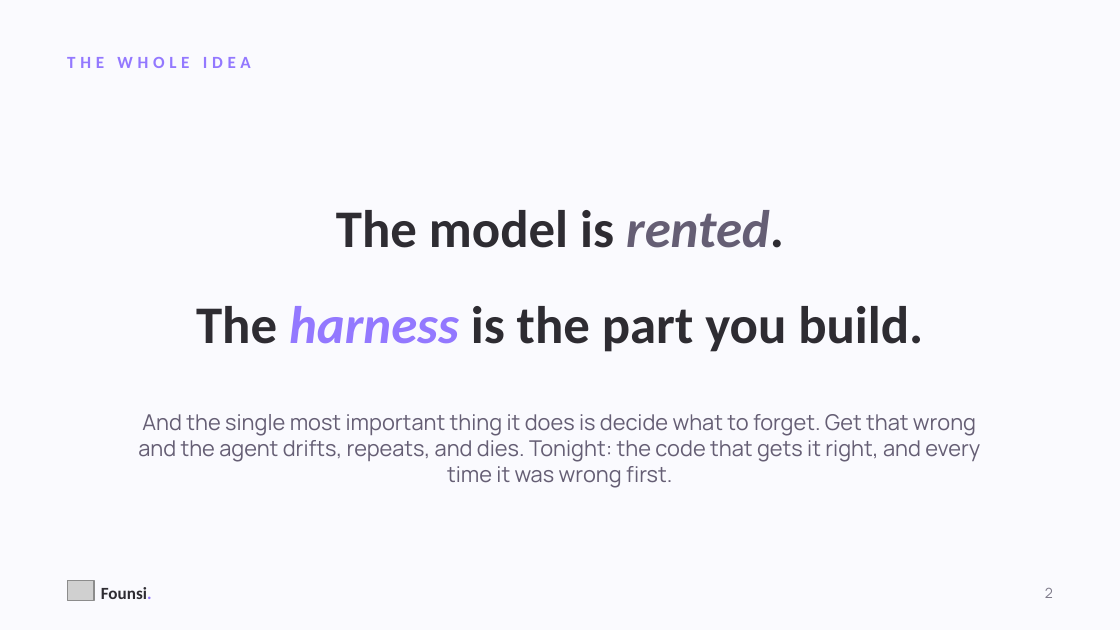
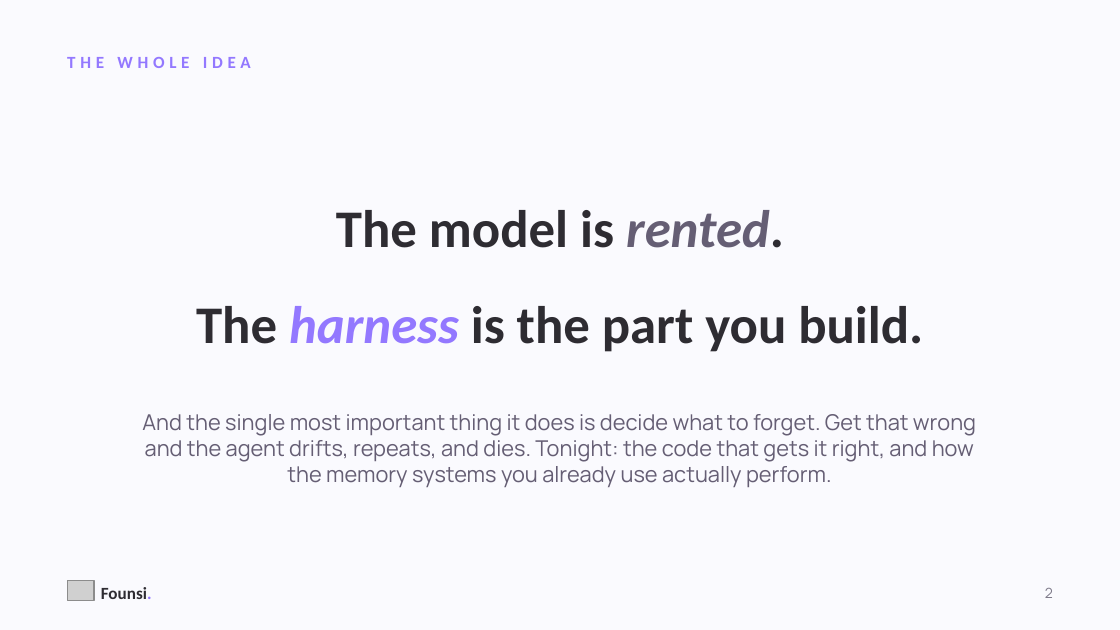
Before and after one commit to kanishkpatel1995/agent-harness, a slide deck: slide 2 of presentation/founsi-talk.pptx. Drawn at 1120x630 pixels with LibreOffice and Linux fonts; fonts in the diff are those of the drawing; grey boxes stand for pictures. Boxes give left, top, right and bottom in pixels: in the first picture for what was removed or moved away, otherwise in the second. Text is boxed around its words. In the diff, an @@ line names an element or a change of style, - is before the commit and + after.

```diff
--- a/presentation/founsi-talk.pptx
+++ b/presentation/founsi-talk.pptx
@@ text at (x1=142, y1=414, x2=976, y2=487): text changed @@
-And the single most important thing it does is decide what to forget. Get that wrong and the agent drifts, repeats, and dies. Tonight: the code that gets it right, and every time it was wrong first.
+And the single most important thing it does is decide what to forget. Get that wrong and the agent drifts, repeats, and dies. Tonight: the code that gets it right, and how the memory systems you already use actually perform.
```
Also in this commit, not shown: 10 other slides changed, 3 slides added, 2 other files.
